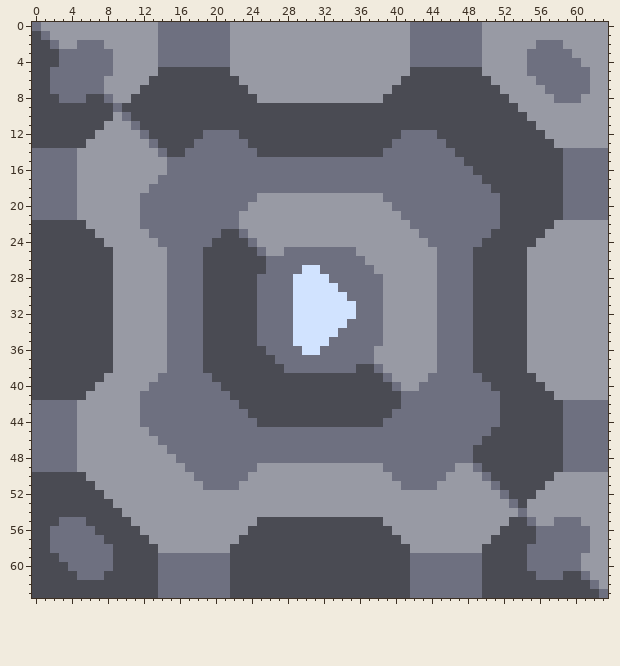
Pixel-art sprite -- sprites/blocks/crafting/power-heater.png. Above, as it was before the edit.
The file is 64x64 pixels.
After:
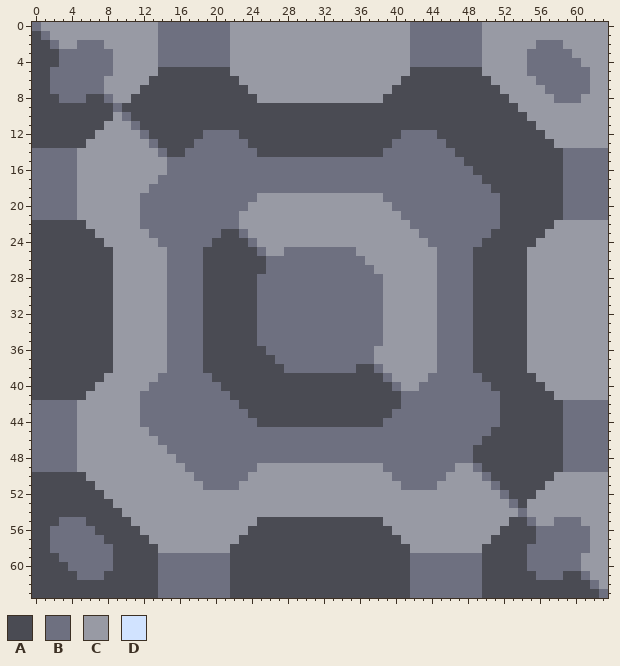
Palette (. is transparent): A #4a4b53  B #6e7080  C #989aa4  D #d1e3ff
From old to new:
Colour D gives way to colour B in row 27 at x 30 to 31; in row 28 at x 29 to 32; in row 29 at x 29 to 33; in row 30 at x 29 to 34; in rows 31 to 32 at x 29 to 35; in row 33 at x 29 to 34.
Colour D gives way to colour B in row 34 at x 29 to 33; in row 35 at x 29 to 32; in row 36 at x 30 to 31.
